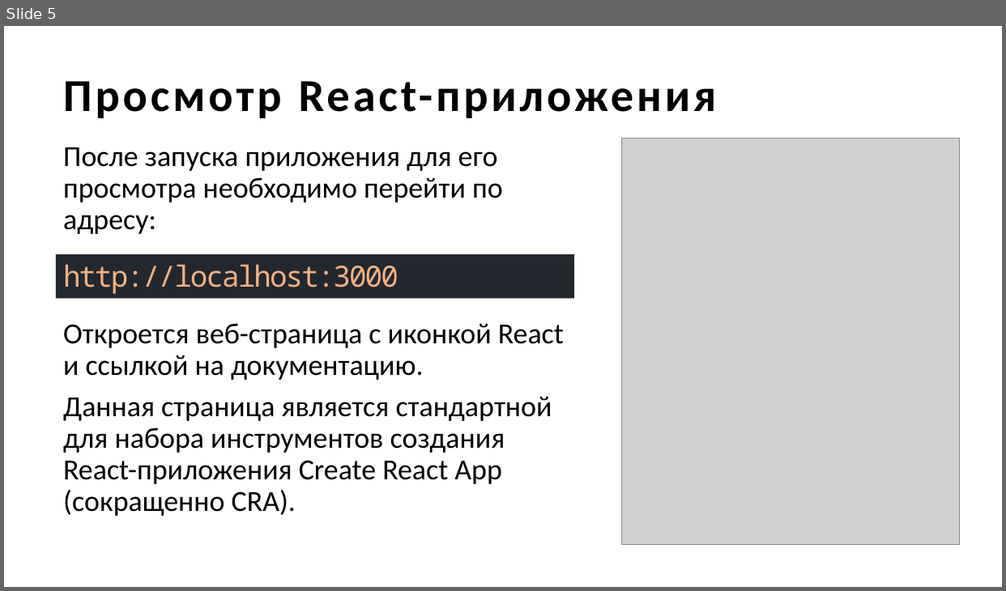
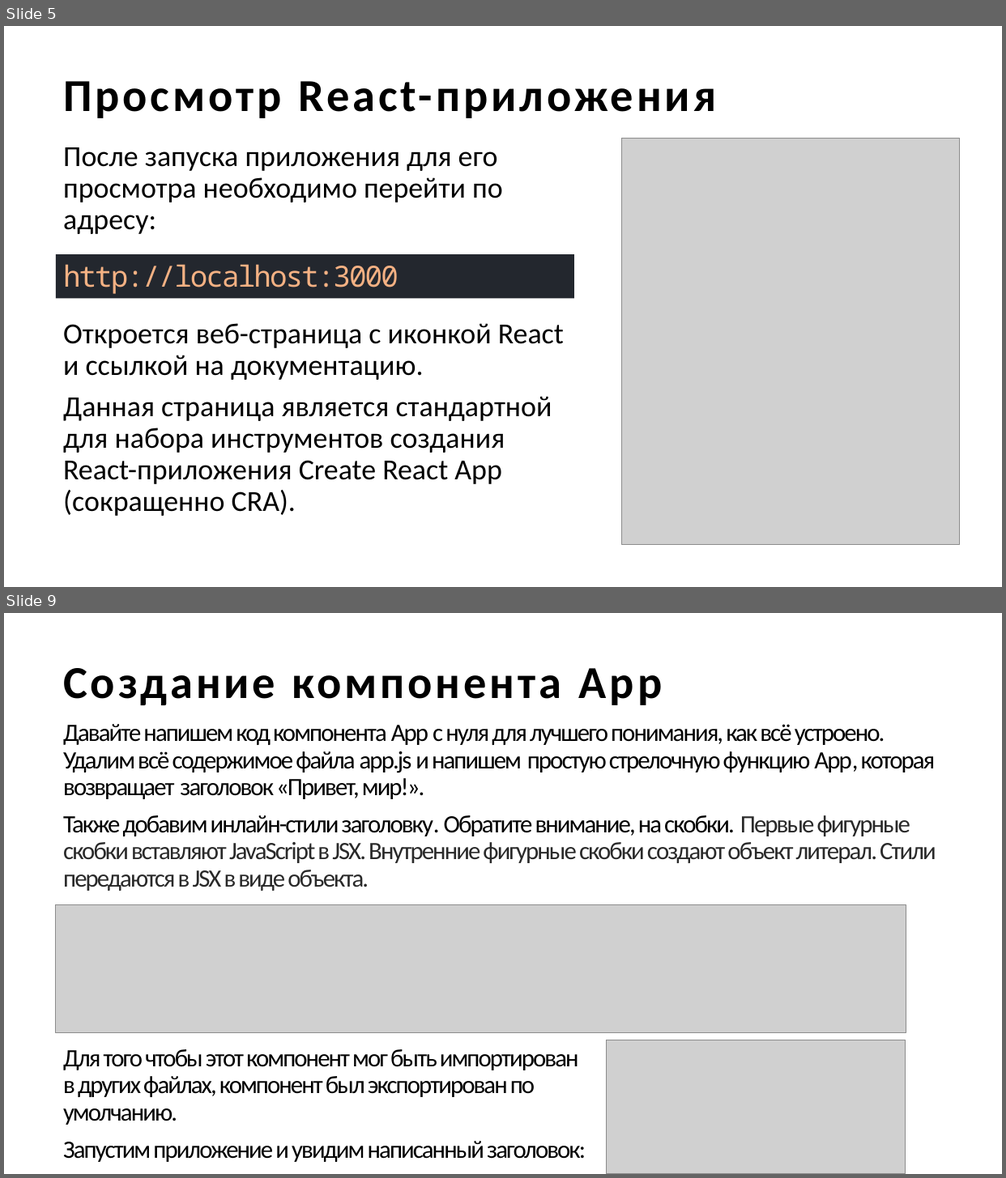
Before and after one commit to descenty/IPPO-3-sem, a slide deck: Введение в React.pptx. Shown one above the other, each under a label of ours: slide 5 before the commit, slides 5 and 9 after it; the slides between them are not shown. The pictures are 1006x591 and 1006x1178 pixels, drawn with LibreOffice and Linux fonts; fonts in the diff are those of the drawing; grey boxes stand for pictures. Boxes give left, top, right and bottom in pixels: in the first picture for what was removed or moved away, otherwise in the second. Text is boxed around its words. In the diff, an @@ line names an element or a change of style, - is before the commit and + after.

```diff
--- a/Введение в React.pptx
+++ b/Введение в React.pptx
@@ slide 9 added at (4,613,1002,1174), background #FFFFFF @@
@@ title added at (63,668,662,705), 44 pt, text #000000, bold @@
+Создание компонента App
@@ text added at (63,724,936,891), 24 pt, text #000000 @@
+Давайте напишем код компонента App с нуля для лучшего понимания, как всё устроено. Удалим всё содержимое файла app.js и напишем простую стрелочную функцию App, которая возвращает заголовок «Привет, мир!».
+Также добавим инлайн-стили заголовку. Обратите внимание, на скобки. Первые фигурные скобки вставляют JavaScript в JSX. Внутренние фигурные скобки создают объект литерал. Стили передаются в JSX в виде объекта.
@@ picture added at (56,905,906,1033) @@
@@ text added at (63,1050,586,1162), 24.1 pt, text #000000 @@
+Для того чтобы этот компонент мог быть импортирован в других файлах, компонент был экспортирован по умолчанию.
+Запустим приложение и увидим написанный заголовок:
@@ picture added at (607,1040,906,1174) @@
```
Also in this commit, not shown: 1 slide changed, 5 other slides added, 1 slide removed, 32 other files.
